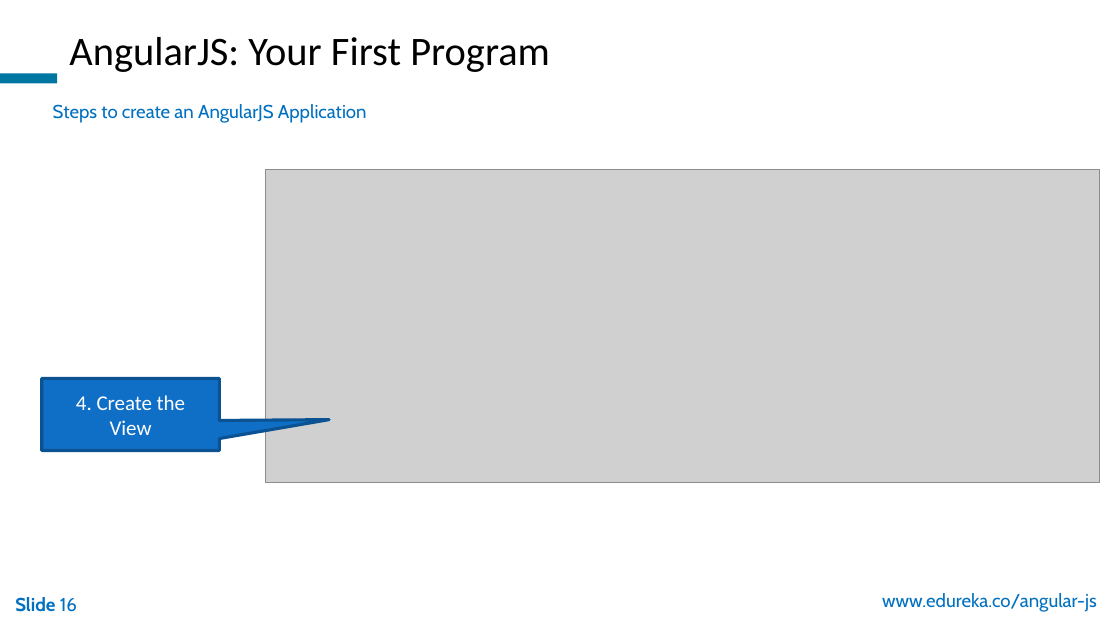
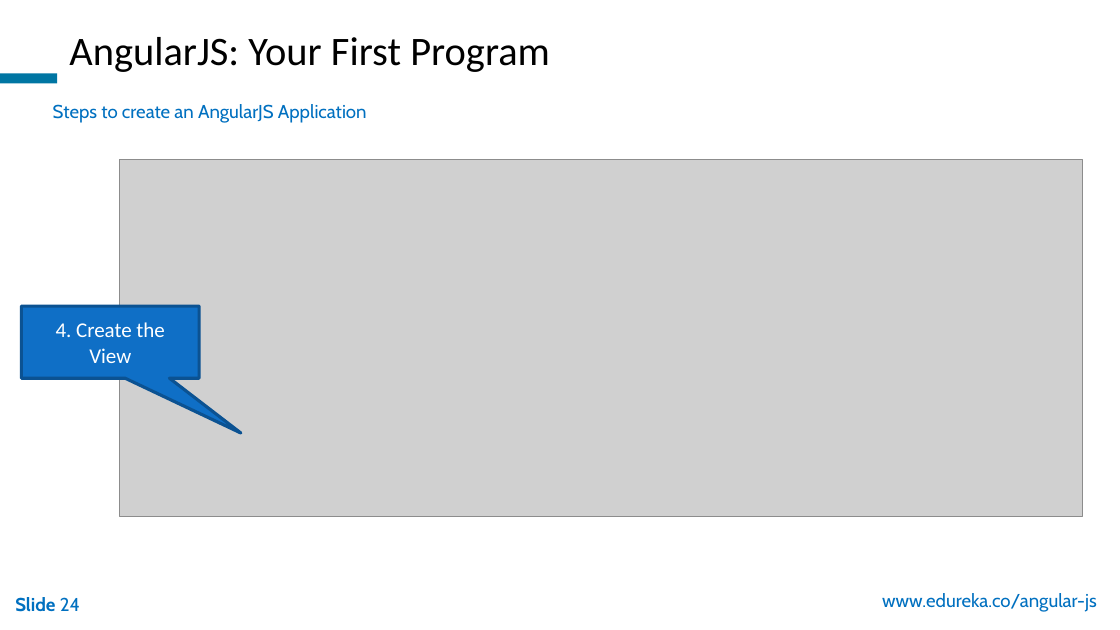
Before and after one commit to Donaldvan/devops-tools, a slide deck: slide 24 of TechBU/AngularJS/Getting Started With AngularJS/AngularJS_WP_21Oct.pptx (slide 16 before the commit). Drawn at 1120x630 pixels with LibreOffice and Linux fonts; fonts in the diff are those of the drawing; grey boxes stand for pictures; background and template pictures are left out. Boxes give left, top, right and bottom in pixels: in the first picture for what was removed or moved away, otherwise in the second. Text is boxed around its words. In the diff, an @@ line names an element or a change of style, - is before the commit and + after.

```diff
--- a/TechBU/AngularJS/Getting Started With AngularJS/AngularJS_WP_21Oct.pptx
+++ b/TechBU/AngularJS/Getting Started With AngularJS/AngularJS_WP_21Oct.pptx
@@ picture: place and size @@
-picture at [265, 170, 1100, 483]
+picture at [120, 159, 1082, 516]
@@ speech box "4. Create the View": place and size @@
-speech box "4. Create the View" at [41, 379, 220, 450]
+speech box "4. Create the View" at [21, 306, 199, 377]
@@ speech box "4. Create the View" at [21, 306, 199, 377]: proportions changed @@
@@ page number at [15, 597, 80, 612]: text changed @@
-Slide 16
+Slide 24
```
Also in this commit, not shown: 9 other slides changed, 12 slides added, 4 slides removed.
